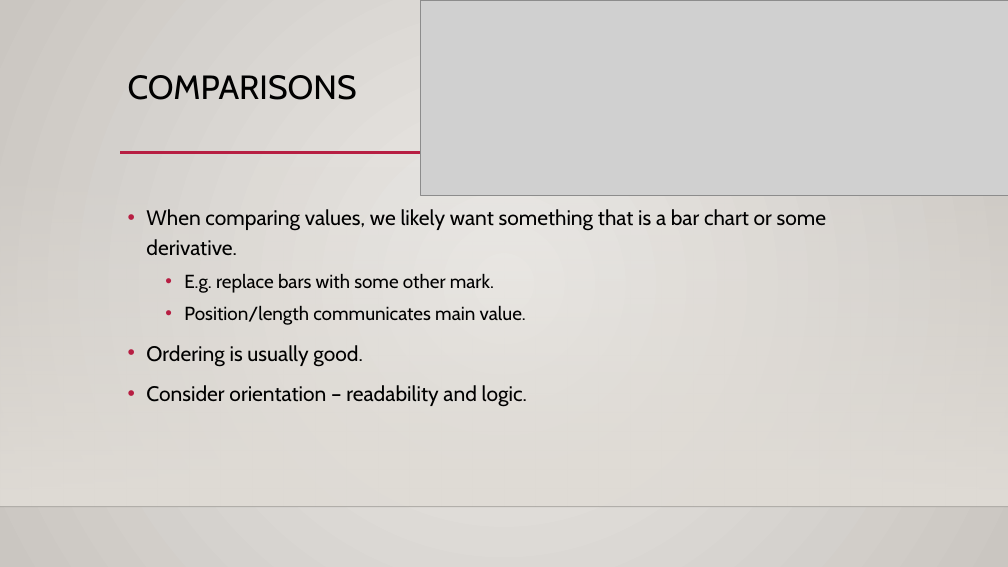
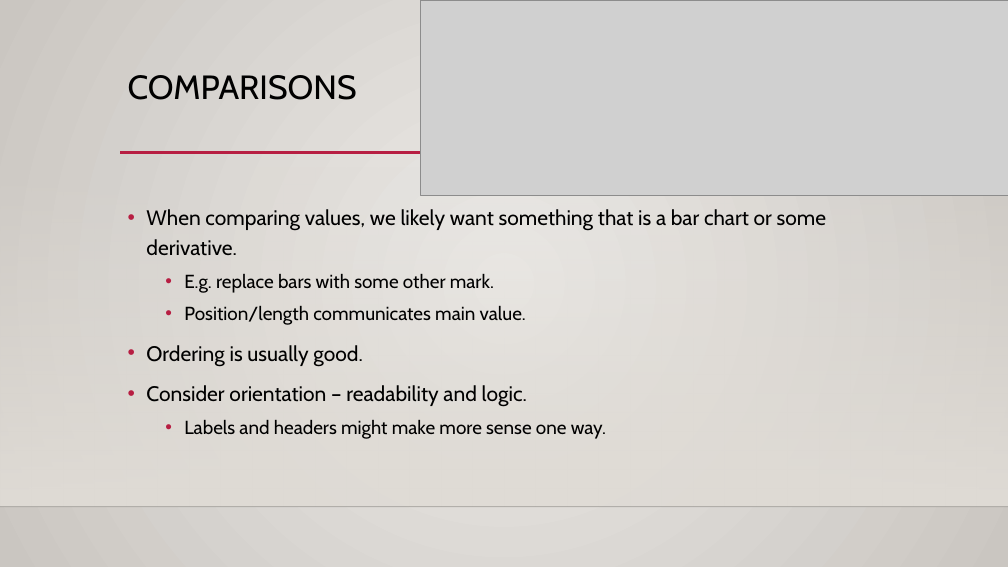
Before and after one commit to AkeemSemper/ml_datasets, a slide deck: slide 22 of slides/chapter_5.pptx (slide 20 before the commit). Drawn at 1008x567 pixels with LibreOffice and Linux fonts; fonts in the diff are those of the drawing; grey boxes stand for pictures; background and template pictures are left out. Boxes give left, top, right and bottom in pixels: in the first picture for what was removed or moved away, otherwise in the second. Text is boxed around its words. In the diff, an @@ line names an element or a change of style, - is before the commit and + after.

```diff
--- a/slides/chapter_5.pptx
+++ b/slides/chapter_5.pptx
@@ text at <box>184,420,606,439</box>: paragraph added @@
+  • Labels and headers might make more sense one way.
```
Also in this commit, not shown: 14 other slides changed, 2 slides added, 1 slide removed.
